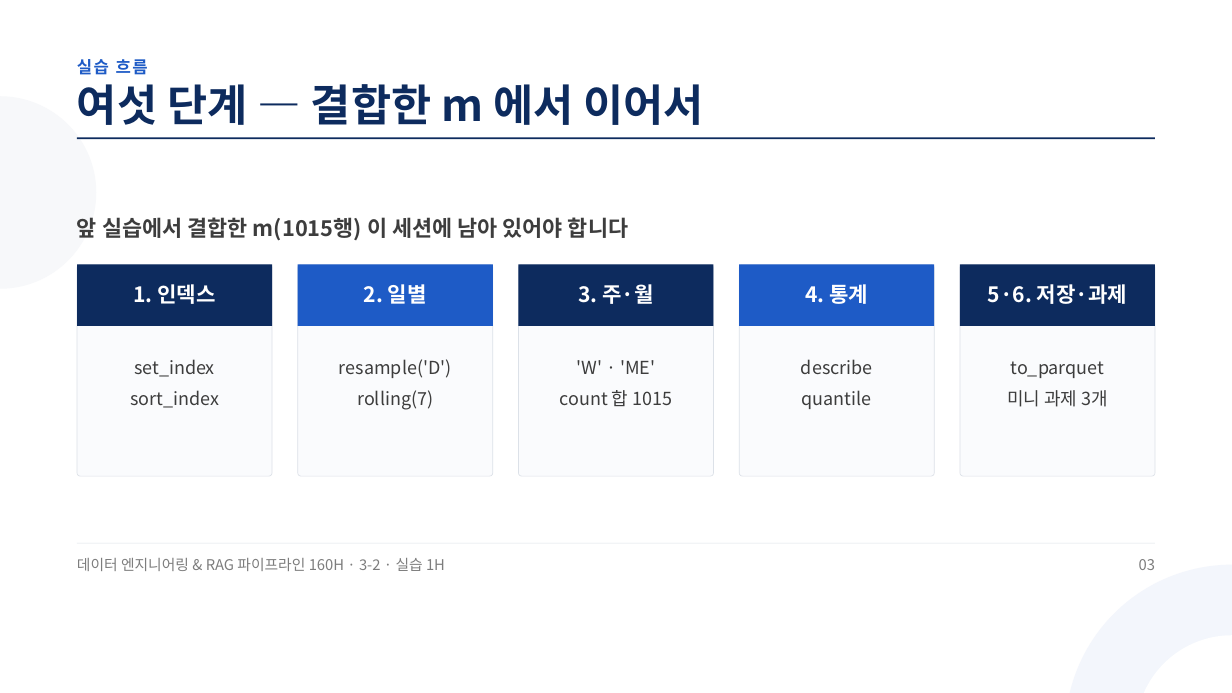
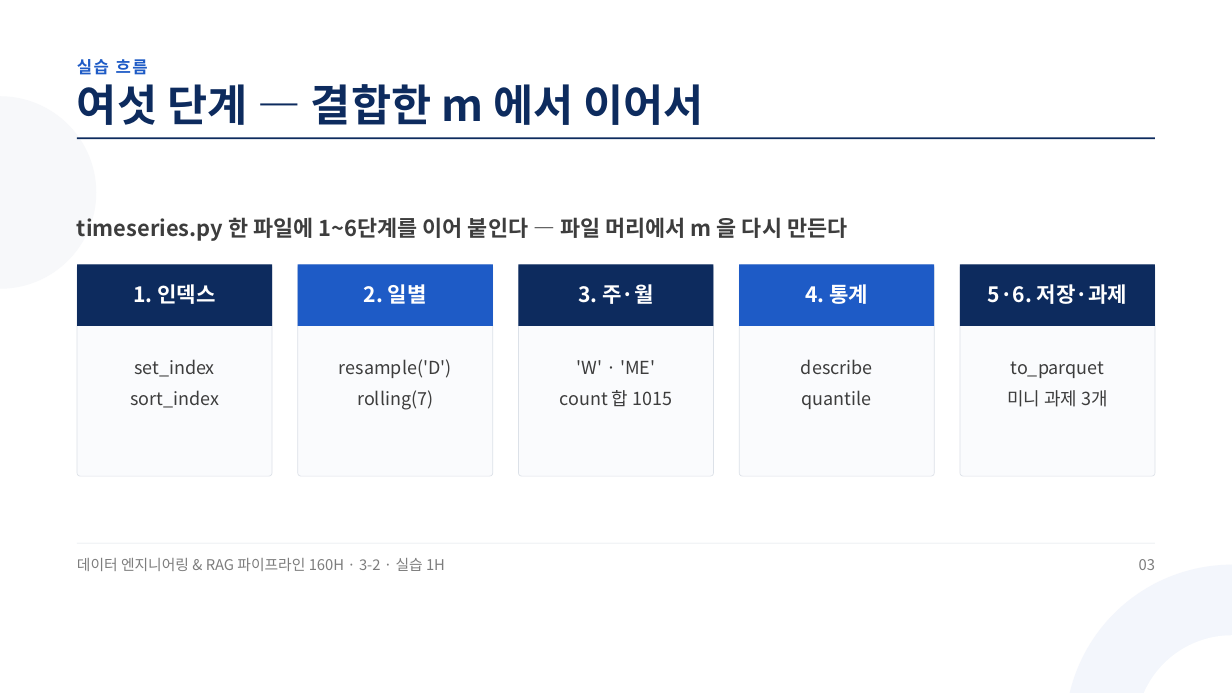
Before and after one commit to aebonlee/materials, a slide deck: slide 3 of data-eng/decks/w3d2s3.pptx. Drawn at 1232x693 pixels with LibreOffice and Linux fonts; fonts in the diff are those of the drawing. Boxes give left, top, right and bottom in pixels: in the first picture for what was removed or moved away, otherwise in the second. Text is boxed around its words. In the diff, an @@ line names an element or a change of style, - is before the commit and + after.

Commit message:
data-eng: 3-2 덱 5개(w3d2s0 신설 · 파일 이름·[us]·9행·3-3·3-4 참조)

```diff
--- a/data-eng/decks/w3d2s3.pptx
+++ b/data-eng/decks/w3d2s3.pptx
@@ text at [77, 217, 847, 241]: text changed @@
-앞 실습에서 결합한 m(1015행) 이 세션에 남아 있어야 합니다
+timeseries.py 한 파일에 1~6단계를 이어 붙인다 — 파일 머리에서 m 을 다시 만든다
```
Also in this commit, not shown: 6 other slides changed, 9 other files.
